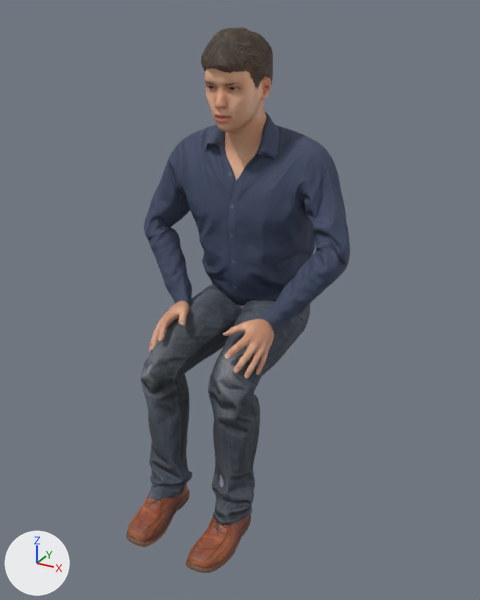
One commit to the glTF model public/models/3d-redesign/physician-seated.glb: the scene before it, then after it.
Camera for both pictures: a 50 mm lens placed at (0.871, -1.732, 1.418), pointed at (0.041, -0.224, 0.664). The axes (+X, +Y, +Z) are drawn at lower left. The lights are the same throughout. The first picture is the older version.

In view in the first picture: 'Physician_Body', 'Physician_Body.male_casualsuit01', 'Physician_Body.shoes01', 'Physician_Body.short02'.
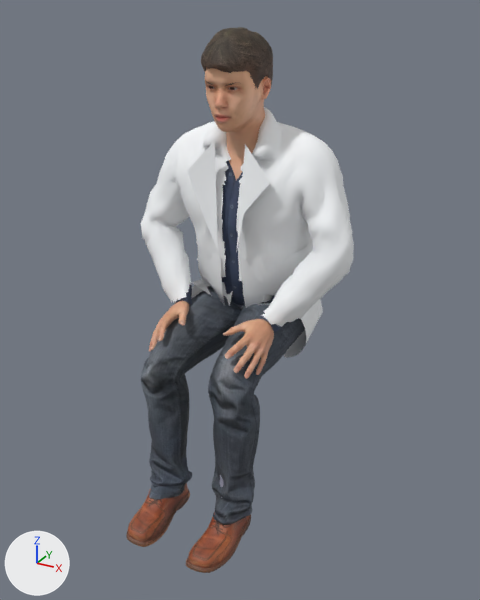
The newer file is also turned or shifted as a whole; pictures and numbers use the older file's frame.

Boxes (x1, y1, x2, y2) around the edits, measured in the pictures (480 x 600 px):
'Physician_WhiteClinicalCoat', added: after (141, 107, 354, 357)

Diff of the bpy script that builds the scene:
```diff
--- a/public/models/3d-redesign/physician-seated.glb.py
+++ b/public/models/3d-redesign/physician-seated.glb.py
@@ mat_clinicalcoat_whitecotton @@
+mat_clinicalcoat_whitecotton = principled_material('ClinicalCoat_WhiteCotton')
+mat_clinicalcoat_whitecotton.base_color = (0.94, 0.96, 0.98)  # white #f8fafd
+mat_clinicalcoat_whitecotton.roughness = 0.86
@@ me_clinicalcoat_geometry @@
+me_clinicalcoat_geometry.from_pydata(...)  # 3376 vertices, 6412 faces; spans x -0.338..0.336, y -0.261..0.124, z 0.748..1.508
+me_clinicalcoat_geometry.materials.append(mat_clinicalcoat_whitecotton)  # white #f8fafd
@@ ob_physician_whiteclinicalcoat @@
+ob_physician_whiteclinicalcoat = bpy.data.objects.new('Physician_WhiteClinicalCoat', me_clinicalcoat_geometry)
+ob_physician_whiteclinicalcoat.location = (0.0, 0.0, -0.332)
```
